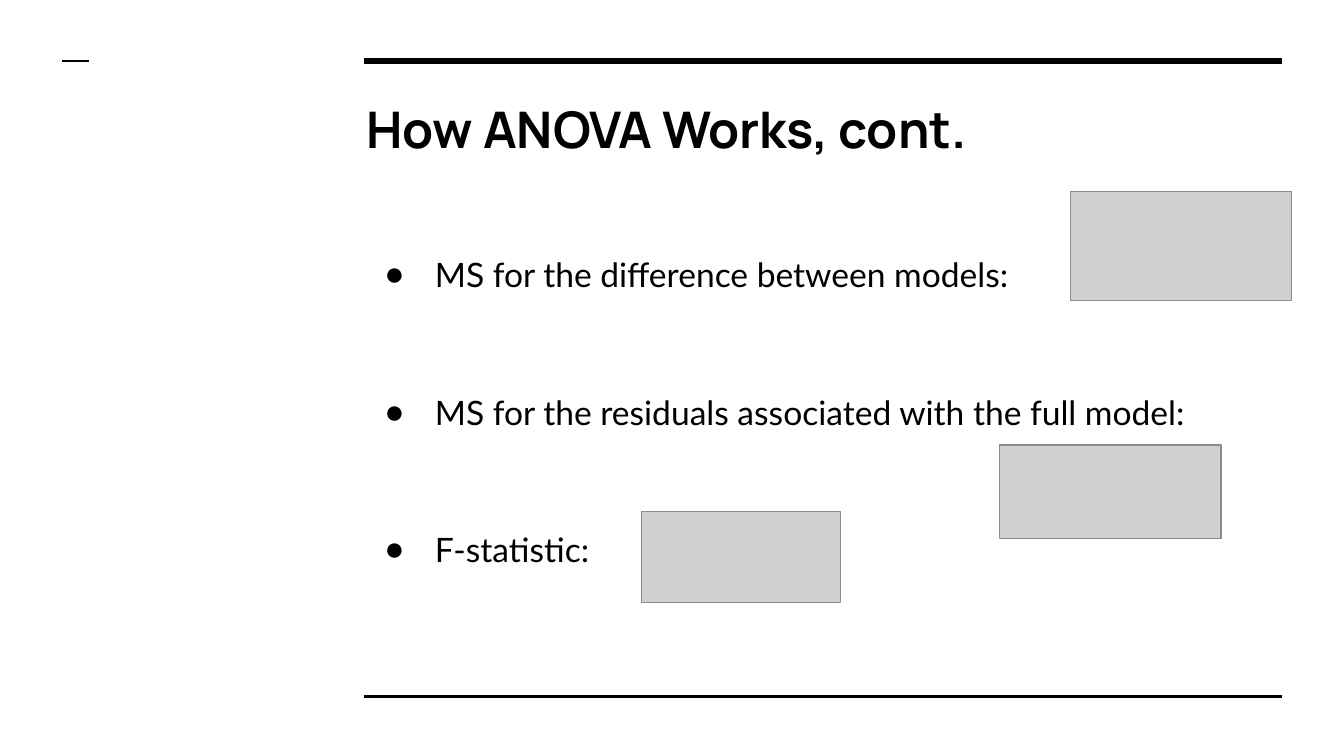
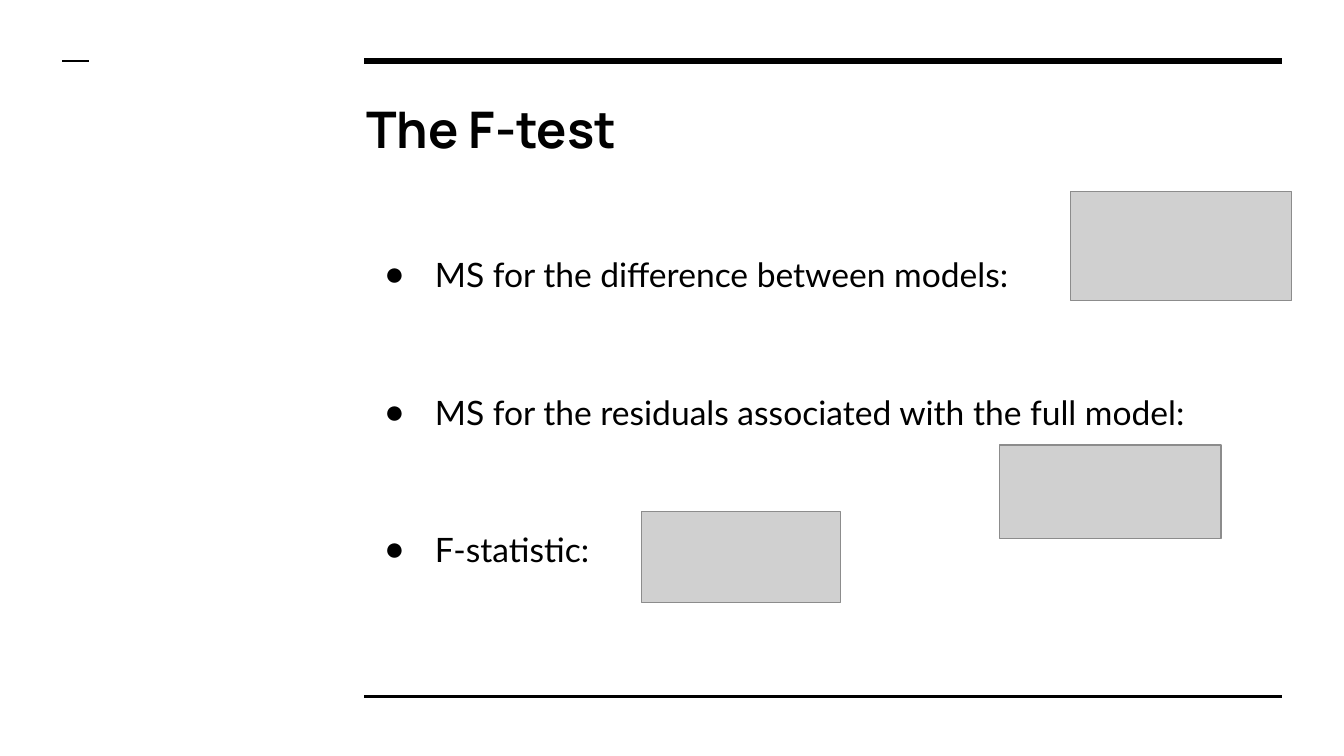
Before and after one commit to acmcnamee/TP01-Team-4, a slide deck: slide 5 of ANOVA Presentation.pptx. Drawn at 1344x756 pixels with LibreOffice and Linux fonts; fonts in the diff are those of the drawing; grey boxes stand for pictures. Boxes give left, top, right and bottom in pixels: in the first picture for what was removed or moved away, otherwise in the second. Text is boxed around its words. In the diff, an @@ line names an element or a change of style, - is before the commit and + after.

```diff
--- a/ANOVA Presentation.pptx
+++ b/ANOVA Presentation.pptx
@@ title at (366,111,616,149): text changed @@
-How ANOVA Works, cont.
+The F-test
```
Also in this commit, not shown: 1 other slide changed.
